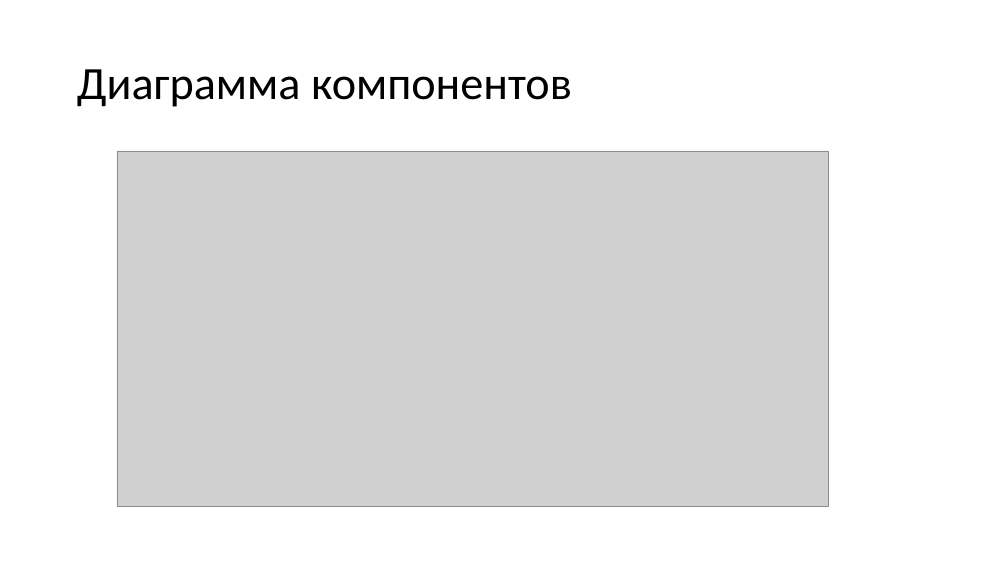
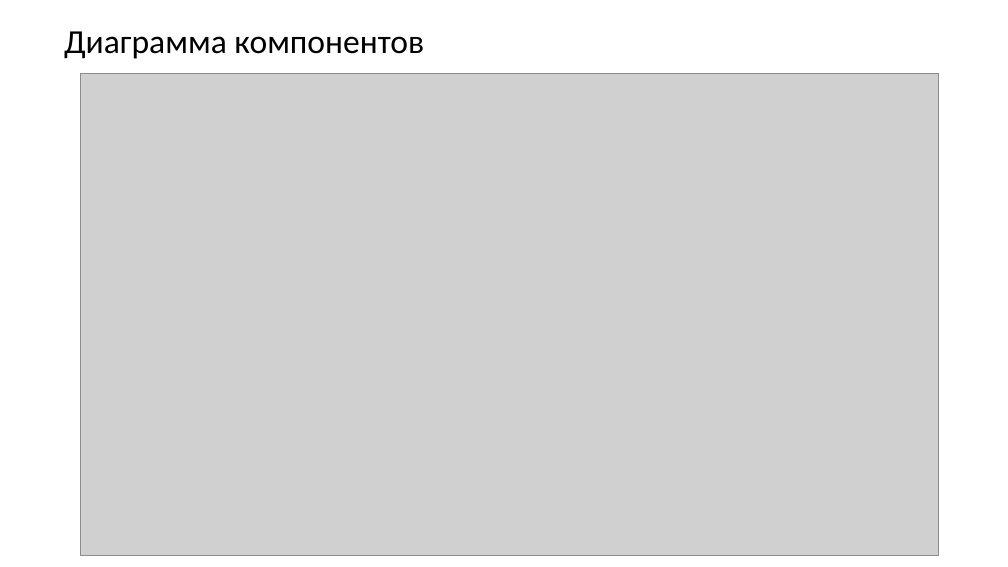
Before and after one commit to Letargon/com.bmstu.notifications.manager, a slide deck: slide 8 of Презентация.pptx. Drawn at 1008x567 pixels with LibreOffice and Linux fonts; fonts in the diff are those of the drawing; grey boxes stand for pictures. Boxes give left, top, right and bottom in pixels: in the first picture for what was removed or moved away, otherwise in the second. Text is boxed around its words. In the diff, an @@ line names an element or a change of style, - is before the commit and + after.

```diff
--- a/Презентация.pptx
+++ b/Презентация.pptx
@@ title "Диаграмма компонентов" moved from (x1=77, y1=69, x2=572, y2=107) to (x1=64, y1=31, x2=424, y2=59) @@
@@ title "Диаграмма компонентов" at (x1=64, y1=31, x2=424, y2=59): size 44 to 32 pt @@
@@ picture resized from (x1=117, y1=151, x2=829, y2=507) to (x1=80, y1=73, x2=938, y2=556) @@
```
Also in this commit, not shown: 9 other slides changed, 1 slide added.
